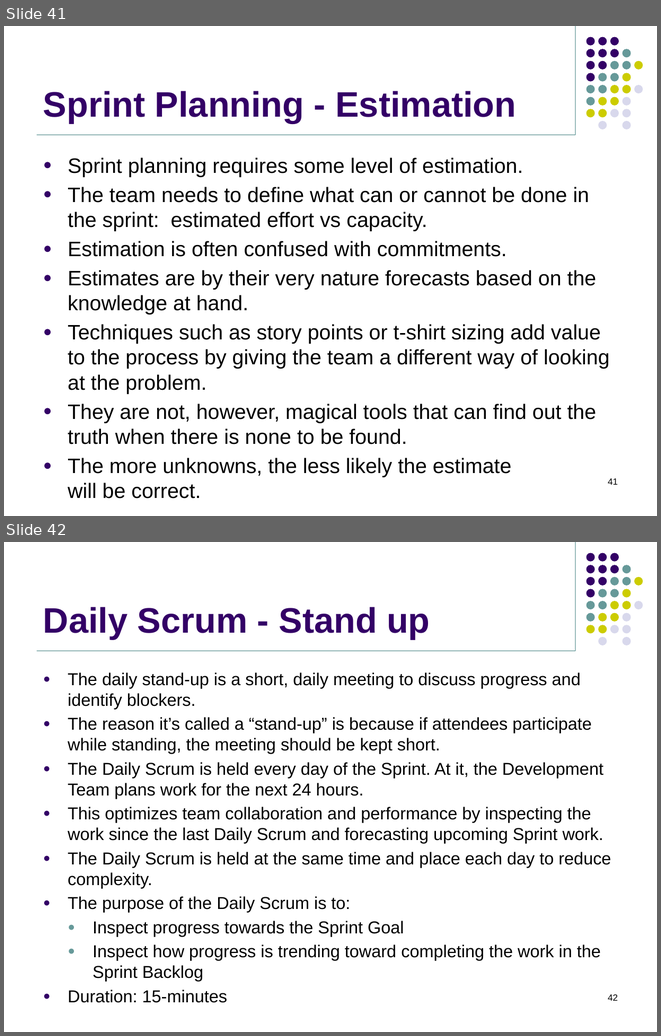
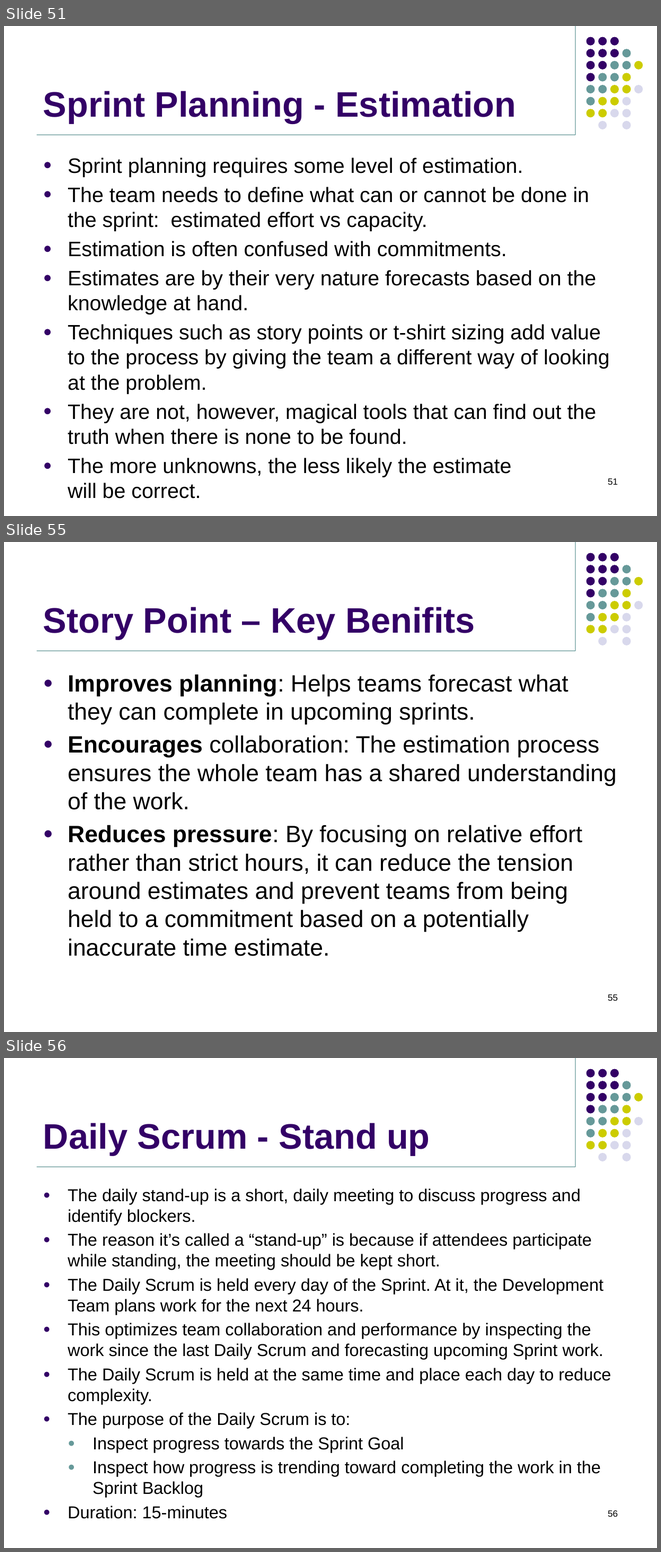
Before and after one commit to jasdhiratrevature/TrainingSlides, a slide deck: SLDC/SDLC.pptx. Shown one above the other, each under a label of ours: slides 41 and 42 before the commit, slides 51, 55 and 56 after it; the slides between them are not shown. The pictures are 661x1036 and 661x1552 pixels, drawn with LibreOffice and Linux fonts; fonts in the diff are those of the drawing; background and template pictures are left out. Boxes give left, top, right and bottom in pixels: in the first picture for what was removed or moved away, otherwise in the second. Text is boxed around its words. In the diff, an @@ line names an element or a change of style, - is before the commit and + after.

```diff
--- a/SLDC/SDLC.pptx
+++ b/SLDC/SDLC.pptx
@@ slide 55 added at (4, 542, 657, 1032), background #FFFFFF; not listed: 33 template elements that a slide beside it also shows @@
@@ title added at (43, 607, 475, 639), 39 pt, text #330066, bold @@
+Story Point – Key Benifits
@@ text added at (68, 674, 617, 956), 26 pt, text #000000 @@
+● Improves planning: Helps teams forecast what they can complete in upcoming sprints.
+● Encourages collaboration: The estimation process ensures the whole team has a shared understanding of the work.
+● Reduces pressure: By focusing on relative effort rather than strict hours, it can reduce the tension around estimates and prevent teams from being held to a commitment based on a potentially inaccurate time estimate.
@@ page number added at (608, 994, 618, 1000), 10 pt, text #000000 @@
+55
@@ what was slide 41 is now slide 51 @@
@@ page number at (608, 478, 618, 484): text changed @@
-41
+51
@@ what was slide 42 is now slide 56 @@
@@ page number at (608, 1510, 618, 1516): text changed @@
-42
+56
```
Also in this commit, not shown: 1 slide changed, 15 other slides added.
